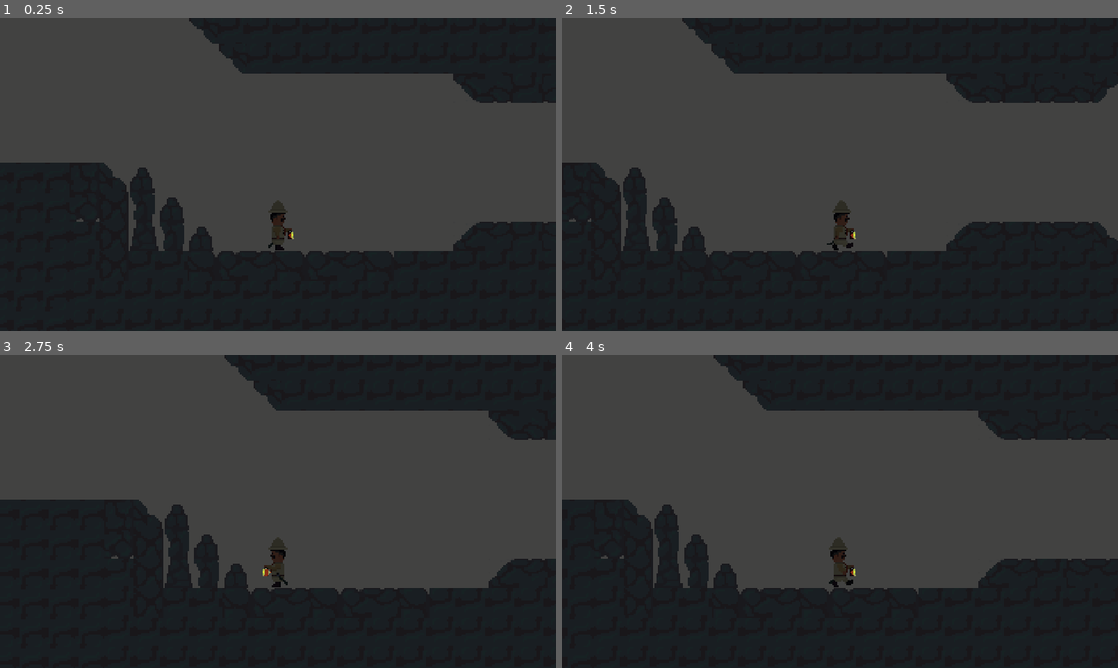
Above: before the commit, frames 1-4 (two rows, left to right).
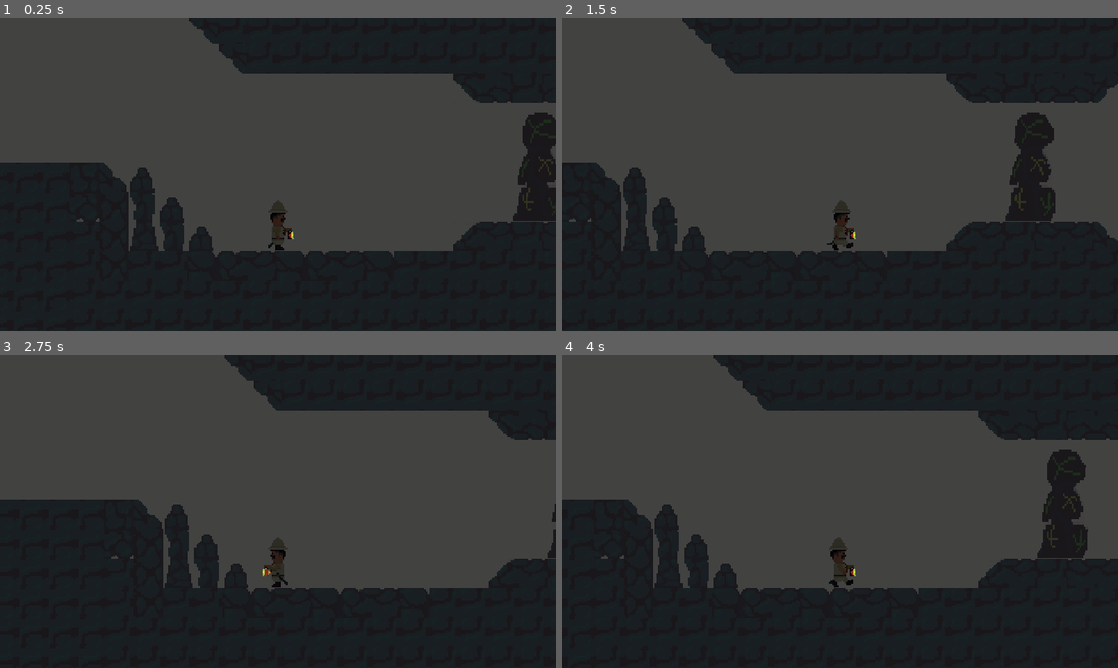
Above: after the commit, the same moments.

Repository: pdues/LD60
Game: Godot game, scene res://scene/Level2.tscn
Same seed, same stepped clock (60 frames per second), same inputs: the game is played once before the commit and once after it. This scene is started directly instead of the project's main scene. The engine's default icon, where the game draws it, is replaced by a stand-in: a white triangle on a blue panel in a dark square.
Inputs:
- Up to frame 1 (0.25 s): no input
- Up to frame 2 (1.5 s): tap Enter at 0.5 s; hold G 0.53-1.28 s; hold Right (ui_right) from 0.53 s (still down); tap Space (ui_select) at 0.77 s; tap E at 1.35 s
- Up to frame 3 (2.75 s): tap Space (ui_select) at 1.52 s; release Right (ui_right) at 2.03 s; hold Left (ui_left) from 2.03 s (still down); hold G from 2.03 s (still down)
- Up to frame 4 (4 s): release Left (ui_left) at 2.78 s; release G at 2.78 s; hold Right (ui_right) from 2.78 s (still down); tap E at 2.85 s; tap Space (ui_select) at 3.02, 3.77 s; hold G from 3.53 s (still down)

The runs differ from the first frame. In frame 1, 2.1% of the frame differs, in the area x 92-100%, y 30-65%; in frame 2, 2.2%, in the area x 79-89%, y 30-65%; in frame 3, 0.1%; in frame 4, 2.2%.

Commit message:
pickup klappt, hindernis bockig

Diff:
--- a/ld-60-game/scene/Level2.tscn
+++ b/ld-60-game/scene/Level2.tscn
@@ -126,7 +126,7 @@
 color = Color(0.1991826, 0.1991826, 0.1991826, 1)
 
 [node name="Hindernis" parent="." unique_id=1907527197 instance=ExtResource("3_pgd3y")]
-position = Vector2(195, -8)
+position = Vector2(213, 109)
 scale = Vector2(1, 1.4)
 skew = 0.03141593
 
--- a/ld-60-game/scene/hindernis.tscn
+++ b/ld-60-game/scene/hindernis.tscn
@@ -67,4 +67,4 @@
 occluder = SubResource("OccluderPolygon2D_1bkod")
 sdf_collision = false
 
-[connection signal="body_entered" from="Hind_Area" to="." method="_on_hind_area_body_entered"]
+[connection signal="area_entered" from="Hind_Area" to="." method="_on_hind_area_area_entered"]
--- a/ld-60-game/scene/licht.tscn
+++ b/ld-60-game/scene/licht.tscn
@@ -86,7 +86,6 @@
 disabled = true
 
 [node name="pickup_area" type="Area2D" parent="." unique_id=685538854]
-visible = false
 
 [node name="CollisionShape2D" type="CollisionShape2D" parent="pickup_area" unique_id=1693175276]
 scale = Vector2(1.5, 1.5)
--- a/ld-60-game/scene/pickup.tscn
+++ b/ld-60-game/scene/pickup.tscn
@@ -4,6 +4,17 @@
 [ext_resource type="Texture2D" uid="uid://bcrftbudjbmg7" path="res://assets/pickup.png" id="1_xj56s"]
 
 [sub_resource type="CircleShape2D" id="CircleShape2D_1bkod"]
+
+[sub_resource type="Gradient" id="Gradient_5pmbp"]
+offsets = PackedFloat32Array(0.030120483, 0.2, 0.46, 1)
+colors = PackedColorArray(0.9027778, 0.9027778, 0.9027778, 1, 0.22539008, 0.22539008, 0.22539008, 1, 0.061982274, 0.061982274, 0.061982274, 1, 0, 0, 0, 1)
+metadata/_snap_enabled = true
+metadata/_snap_count = 100
+
+[sub_resource type="GradientTexture2D" id="GradientTexture2D_x228r"]
+gradient = SubResource("Gradient_5pmbp")
+fill = 1
+fill_from = Vector2(0.4826087, 0.47391304)
 
 [node name="pickup" type="Area2D" unique_id=1020326846 groups=["pickup"]]
 script = ExtResource("1_x228r")
@@ -15,5 +26,16 @@
 [node name="CollisionShape2D" type="CollisionShape2D" parent="." unique_id=1261611105]
 shape = SubResource("CircleShape2D_1bkod")
 
+[node name="PointLight2D1" type="PointLight2D" parent="." unique_id=1715726028]
+z_index = 10
+position = Vector2(-5.9604645e-08, 0)
+scale = Vector2(0.874561, 0.8502676)
+color = Color(0.32156864, 0.7647059, 0.24705882, 1)
+energy = 1.03
+texture = SubResource("GradientTexture2D_x228r")
+offset = Vector2(5, 5)
+texture_scale = 4.27
+
 [connection signal="area_entered" from="." to="." method="_on_area_entered"]
 [connection signal="area_shape_entered" from="." to="." method="_on_area_shape_entered"]
+[connection signal="body_shape_entered" from="." to="." method="_on_body_shape_entered"]
--- a/ld-60-game/script/hindernis.gd
+++ b/ld-60-game/script/hindernis.gd
@@ -5,7 +5,8 @@
 @onready var area = self.get_child(1)
 @onready var sprite = self.get_child(0)
 
-func _on_hind_area_area_shape_entered(area_rid: RID, area: Area2D, area_shape_index: int, local_shape_index: int) -> void:
+
+func _on_hind_area_area_entered(area: Area2D) -> void:
 	if been_hit == false:
 		self.set_collision_layer_value(1,false)
 		been_hit = true
--- a/ld-60-game/script/pickup.gd
+++ b/ld-60-game/script/pickup.gd
@@ -1,7 +1,6 @@
 extends Area2D
 
 
-
-func _on_area_shape_entered(area_rid: RID, area: Area2D, area_shape_index: int, local_shape_index: int) -> void:
-	if area.is_in_group("Player"):
+func _on_body_shape_entered(body_rid: RID, body: Node2D, body_shape_index: int, local_shape_index: int) -> void:
+	if body.is_in_group("Player"):
 		self.queue_free()
